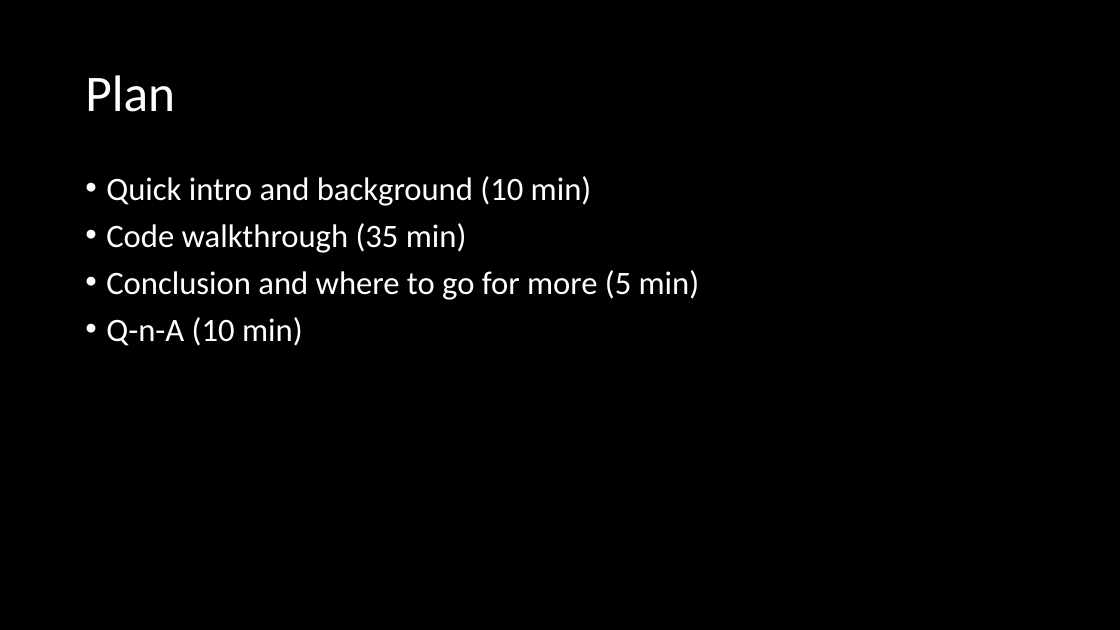
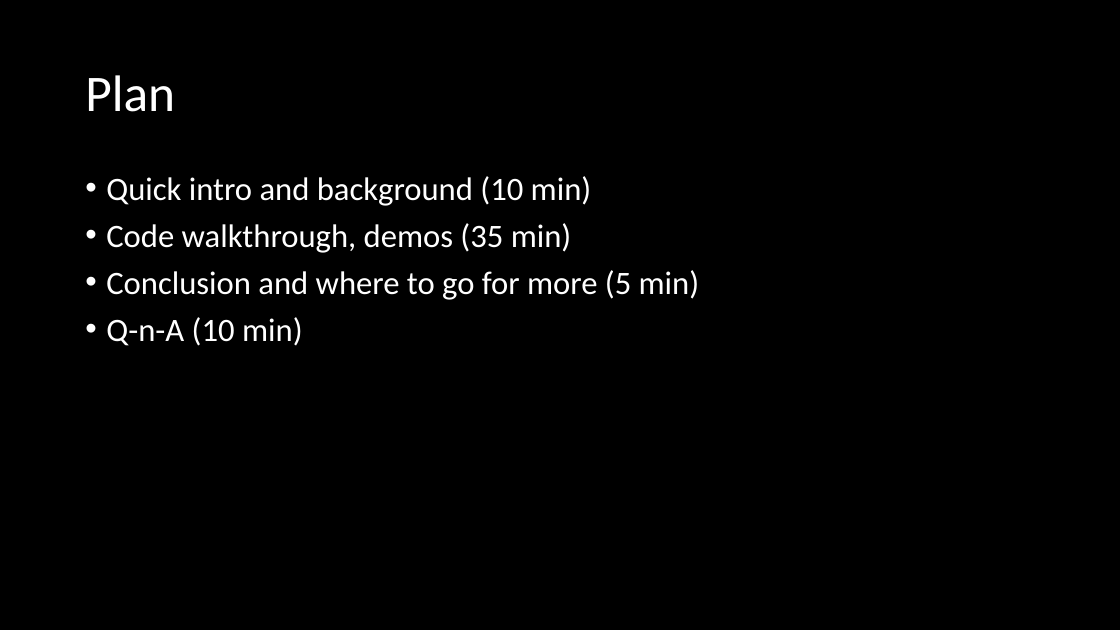
Before and after one commit to t0yv0/t0yv0.github.io, a slide deck: slide 2 of 2015/02/websharper-101/WebSharper101.pptx. Drawn at 1120x630 pixels with LibreOffice and Linux fonts; fonts in the diff are those of the drawing. Boxes give left, top, right and bottom in pixels: in the first picture for what was removed or moved away, otherwise in the second. Text is boxed around its words. In the diff, an @@ line names an element or a change of style, - is before the commit and + after.

```diff
--- a/2015/02/websharper-101/WebSharper101.pptx
+++ b/2015/02/websharper-101/WebSharper101.pptx
@@ text at (x1=106, y1=223, x2=572, y2=253): text changed @@
-• Code walkthrough (35 min)
+• Code walkthrough, demos (35 min)
```
Also in this commit, not shown: 1 other slide changed, 1 other file.
